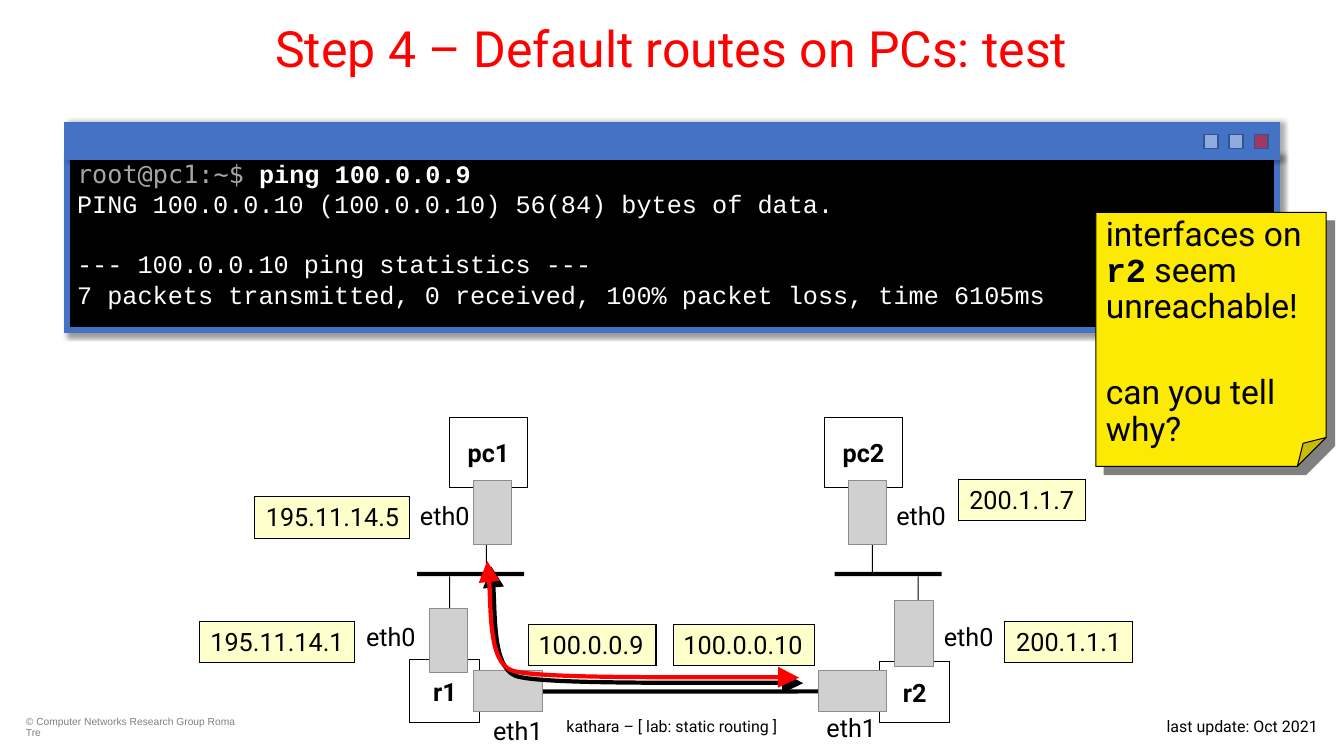
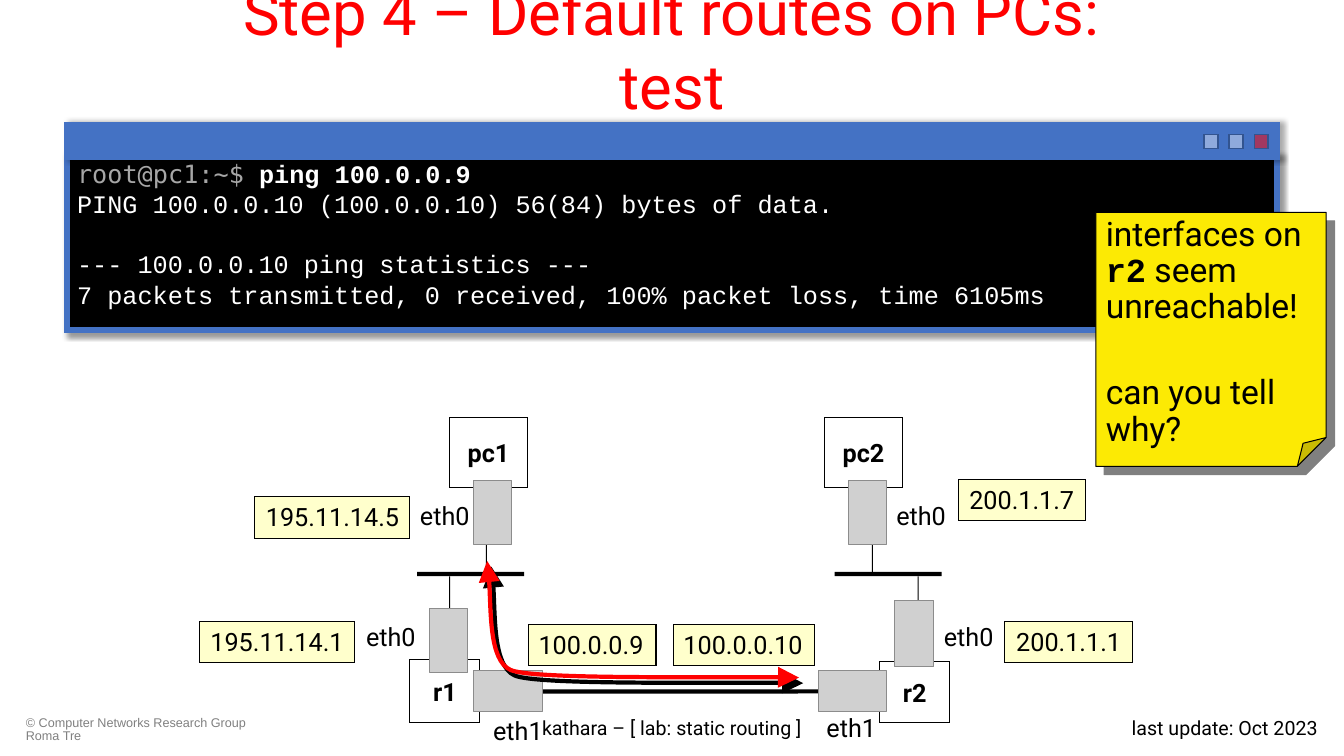
Before and after one commit to KatharaFramework/Kathara-Labs, a slide deck: slide 11 of main-labs/basic-topics/static-routing/004-kathara-lab_static-routing.pptx. Drawn at 1344x756 pixels with LibreOffice and Linux fonts; fonts in the diff are those of the drawing; grey boxes stand for pictures; background and template pictures are left out. Boxes give left, top, right and bottom in pixels: in the first picture for what was removed or moved away, otherwise in the second. Text is boxed around its words. In the diff, an @@ line names an element or a change of style, - is before the commit and + after.

Commit message:
Change introduction and static routing according to new style

```diff
--- a/main-labs/basic-topics/static-routing/004-kathara-lab_static-routing.pptx
+++ b/main-labs/basic-topics/static-routing/004-kathara-lab_static-routing.pptx
@@ title "Step 4 – Default routes ..." at box(243, 0, 1100, 124): size 35.8 to 44 pt @@
@@ text "© Computer Networks Research Group ..." at box(26, 718, 246, 740): size 7.3 to 9 pt @@
@@ text "kathara – [ lab: static ..." at box(542, 720, 792, 739): size 11.4 to 14 pt @@
@@ text at box(1132, 720, 1317, 739): text changed; size 11.4 to 14 pt @@
-last update: Oct 2021
+last update: Oct 2023
```
Also in this commit, not shown: 17 other slides changed, 3 other files.
